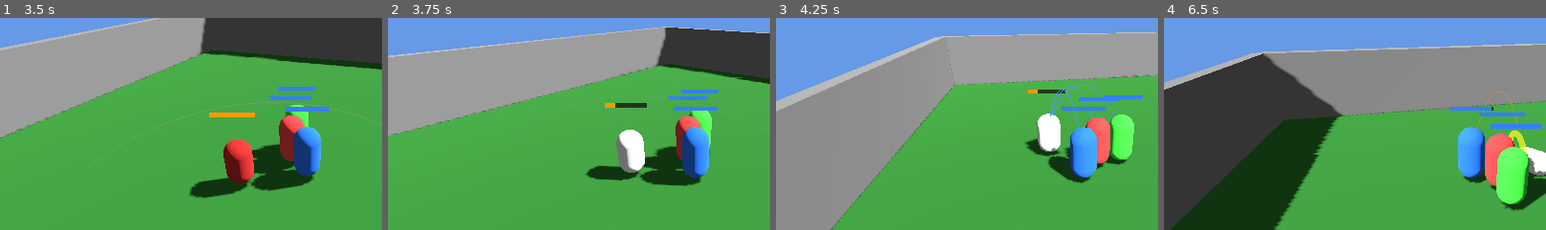
Above: before the commit, frames 1-4 (left to right).
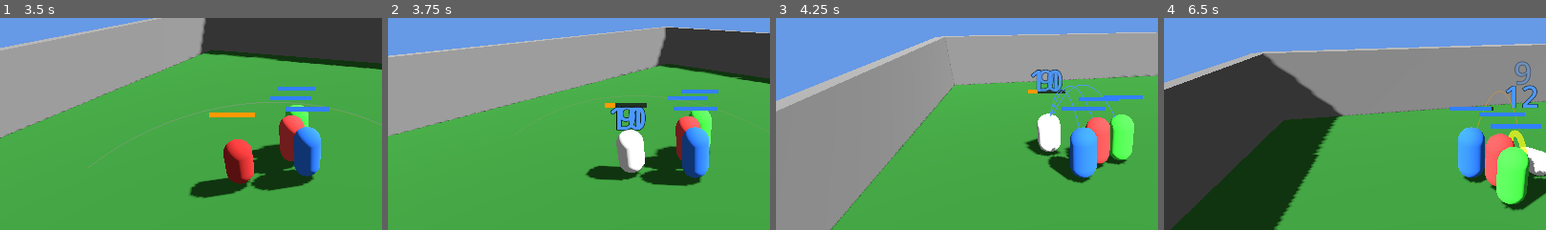
Above: after the commit, the same moments.

Repository: sphenlee/gauntlet
Game: Godot game, scene res://scenes/main.tscn
Two runs of this game, one before a commit and one after it. Both use one fixed random seed, a clock stepped at 60 frames per second and the inputs below.
Inputs:
- Up to frame 1 (3.5 s): tap Enter (action_confirm) at 0.5, 2 s; hold D (move_right) 0.53-1.28 s; hold Enter (action_confirm) 0.53-1.28 s; hold S (move_down) 1.28-2.03 s; tap Down (camera_down) at 1.35 s; hold D (move_right) 2.03-2.78 s; tap Left (camera_left) at 2.1 s; hold W (move_up) from 2.78 s (still down); tap Right (camera_right) at 2.85 s
- Up to frame 2 (3.75 s): release W (move_up) at 3.53 s; hold A (move_left) from 3.53 s (still down); tap Up (camera_up) at 3.6 s
- Up to frame 3 (4.25 s): keep holding A (move_left)
- Up to frame 4 (6.5 s): tap E (enemy_select_next) at 4.35 s; release A (move_left) at 5.03 s; hold S (move_down) 5.03-5.78 s; hold Q (enemy_select_prev) 5.03-5.78 s; hold D (move_right) from 5.78 s (still down); tap Tab (leader_switch_next) at 5.85 s
The pictures show only the part of the screen within x 10-60%, y 23-73%; the shares and areas given below are measured in that part.

Frame 1 is identical in both runs. In frame 2, 0.8% of the frame differs, in the area x 58-68%, y 41-54%; in frame 3, 0.6%; in frame 4, 0.7%.

Commit message:
Add floating damage/heal numbers
- New FloatingNumber class: Label3D that floats upward and fades out
  over 1.2 seconds, billboarded to face camera, no shadows
- Blue numbers for damage dealt to enemies
- Orange numbers for damage dealt to party characters
- Green numbers with + prefix for healing from potions
- Numbers spawn at the target's position, offset above their head
- Pausable so they freeze when the game is paused

Co-authored-by: Copilot <223556219+Copilot@users.noreply.github.com>

Diff:
--- a/scripts/enemy.gd
+++ b/scripts/enemy.gd
@@ -4,6 +4,7 @@
 signal hp_changed(enemy: Enemy)
 signal died(enemy: Enemy)
 signal charge_started(enemy: Enemy, target: Node3D)
+signal damage_taken(enemy: Enemy, amount: int)
 
 enum State { IDLE, CHARGING, ACTING, DEAD }
 
@@ -139,6 +140,7 @@
 	var reduced = maxi(1, damage - stats.defense)
 	stats.take_damage(reduced)
 	hp_changed.emit(self)
+	damage_taken.emit(self, reduced)
 	_flash_damage()
 	if not stats.is_alive():
 		_die()
--- /dev/null
+++ b/scripts/floating_number.gd
@@ -0,0 +1,33 @@
+class_name FloatingNumber
+extends Label3D
+
+var lifetime: float = 1.2
+var elapsed: float = 0.0
+var rise_speed: float = 1.5
+
+func setup(text: String, color: Color, world_pos: Vector3) -> void:
+	self.text = text
+	modulate = color
+	outline_modulate = Color(0, 0, 0, 1)
+	outline_size = 4
+	font_size = 64
+	pixel_size = 0.015
+	billboard = BaseMaterial3D.BILLBOARD_ENABLED
+	cast_shadow = GeometryInstance3D.SHADOW_CASTING_SETTING_OFF
+	global_position = world_pos + Vector3(0, 1.5, 0)
+
+func _process(delta: float) -> void:
+	elapsed += delta
+	if elapsed >= lifetime:
+		queue_free()
+		return
+
+	# Float upward
+	global_position.y += rise_speed * delta
+
+	# Fade out in the second half
+	var alpha = 1.0
+	if elapsed > lifetime * 0.5:
+		alpha = 1.0 - ((elapsed - lifetime * 0.5) / (lifetime * 0.5))
+	modulate.a = alpha
+	outline_modulate.a = alpha
--- a/scripts/main.gd
+++ b/scripts/main.gd
@@ -64,6 +64,8 @@
 		character.formation_offset = formation_offsets[i]
 		character.died.connect(_on_character_died)
 		character.charge_started.connect(_on_character_charge_started)
+		character.damage_taken.connect(_on_character_damage_taken)
+		character.healed.connect(_on_character_healed)
 		party.append(character)
 		add_child(character)
 
@@ -224,6 +226,7 @@
 		enemy.party_members = party
 		enemy.died.connect(_on_enemy_died)
 		enemy.charge_started.connect(_on_enemy_charge_started)
+		enemy.damage_taken.connect(_on_enemy_damage_taken)
 		enemies.append(enemy)
 		add_child(enemy)
 
@@ -546,6 +549,21 @@
 func _on_menu_cancelled() -> void:
 	_set_game_state(GameState.NORMAL)
 
+func _on_character_damage_taken(character: PlayerCharacter, amount: int) -> void:
+	_spawn_floating_number(str(amount), Color(1.0, 0.6, 0.0), character.global_position)
+
+func _on_character_healed(character: PlayerCharacter, amount: int) -> void:
+	_spawn_floating_number("+" + str(amount), Color(0.2, 1.0, 0.3), character.global_position)
+
+func _on_enemy_damage_taken(enemy: Enemy, amount: int) -> void:
+	_spawn_floating_number(str(amount), Color(0.3, 0.6, 1.0), enemy.global_position)
+
+func _spawn_floating_number(text: String, color: Color, pos: Vector3) -> void:
+	var num = FloatingNumber.new()
+	num.process_mode = Node.PROCESS_MODE_PAUSABLE
+	add_child(num)
+	num.setup(text, color, pos)
+
 func _on_character_charge_started(character: PlayerCharacter, target: Node3D) -> void:
 	if character.charge_action.begins_with("item:"):
 		_spawn_arc(character, target, Color(0.2, 1.0, 0.3))
--- a/scripts/player_character.gd
+++ b/scripts/player_character.gd
@@ -5,6 +5,8 @@
 signal charge_changed(character: PlayerCharacter)
 signal died(character: PlayerCharacter)
 signal charge_started(character: PlayerCharacter, target: Node3D)
+signal damage_taken(character: PlayerCharacter, amount: int)
+signal healed(character: PlayerCharacter, amount: int)
 
 enum State { IDLE, CHARGING, ACTING, DEAD }
 
@@ -164,6 +166,7 @@
 			var heal_amount = int(charge_target.stats.max_hp * heal_pct)
 			charge_target.stats.heal(heal_amount)
 			charge_target.hp_changed.emit(charge_target)
+			charge_target.healed.emit(charge_target, heal_amount)
 
 	charge_action = ""
 	charge_target = null
@@ -182,6 +185,7 @@
 	var reduced = maxi(1, damage - stats.defense)
 	stats.take_damage(reduced)
 	hp_changed.emit(self)
+	damage_taken.emit(self, reduced)
 	if not stats.is_alive():
 		_die()
 
